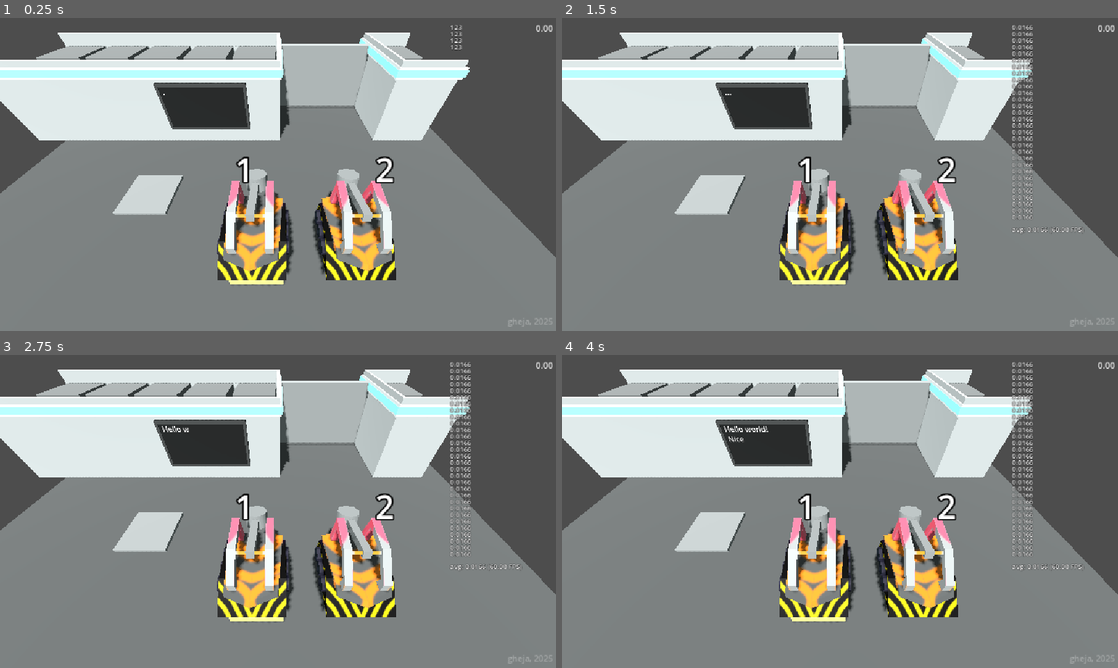
Above: before the commit, frames 1-4 (two rows, left to right).
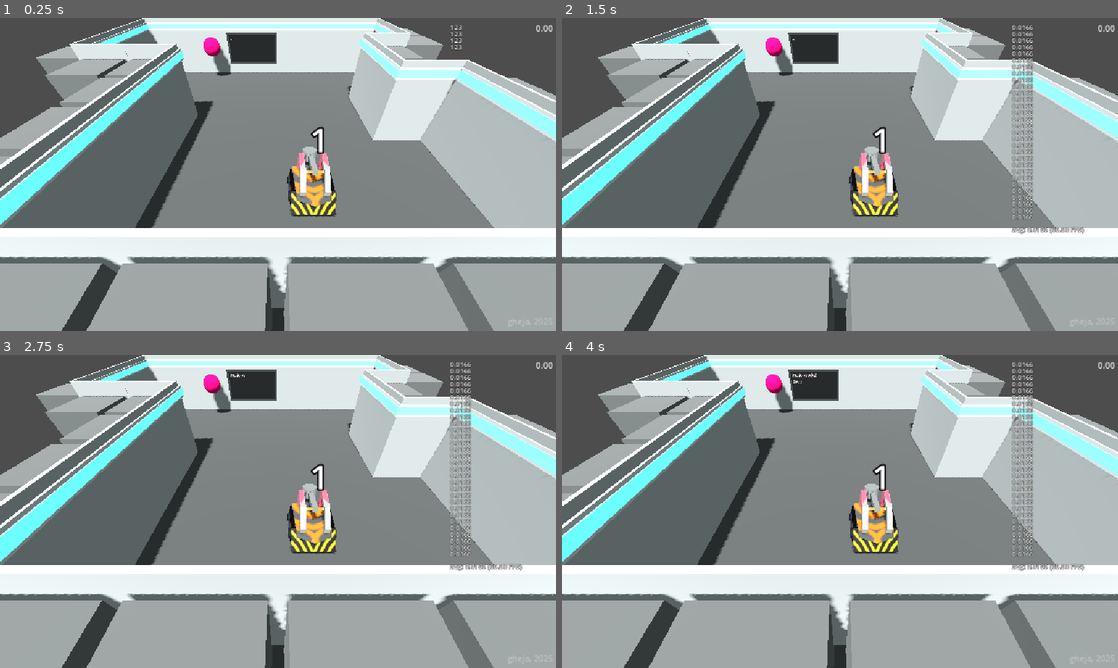
Above: after the commit, the same moments.

Repository: gheja/bot-loop
Game: Godot game, scene res://scenes/main_scene.tscn
Two runs of this game, one before a commit and one after it. Both use one fixed random seed, a clock stepped at 60 frames per second and the inputs below.
Inputs (mouse positions are in pixels of both pictures, inside the frame that each line leads up to):
- Up to frame 1 (0.25 s): no input
- Up to frame 2 (1.5 s): tap Enter at 0.5 s; move the mouse to (962, 158) at 0.52 s; hold D (move_right) 0.53-1.28 s; tap E (action_primary) at 0.6, 1.35 s; tap Space at 1.25 s; move the mouse to (728, 190) at 1.27 s; hold S (move_down) from 1.28 s (still down)
- Up to frame 3 (2.75 s): tap Enter at 2 s; move the mouse to (333, 442) at 2.02 s; release S (move_down) at 2.03 s; hold D (move_right) from 2.03 s (still down); tap E (action_primary) at 2.1 s
- Up to frame 4 (4 s): tap Space at 2.75 s; move the mouse to (812, 574) at 2.77 s; release D (move_right) at 2.78 s; hold W (move_up) 2.78-3.53 s; tap E (action_primary) at 2.85, 3.6 s; tap Enter at 3.5 s; move the mouse to (1006, 558) at 3.52 s; hold A (move_left) from 3.53 s (still down)

The runs differ from the first frame. In frame 1, 74% of the frame differs, in the area x 0-100%, y 0-100%; in frame 2, 74%; in frame 3, 74%; in frame 4, 74%.

Commit message:
Added first real level, added level progression, added intro handling

Diff:
--- a/src/autoload/game_state.gd
+++ b/src/autoload/game_state.gd
@@ -7,6 +7,7 @@
 const STATE_RESTARTING = 5
 
 var loops = 0
+var current_level_index = 0
 var play_intro = true
 var state = GameState.STATE_INTRO
 
--- a/src/project.godot
+++ b/src/project.godot
@@ -34,6 +34,7 @@
 [global_group]
 
 player_objects=""
+level_root_object=""
 
 [input]
 
--- /dev/null
+++ b/src/scenes/level_1.tscn
@@ -0,0 +1,112 @@
+[gd_scene load_steps=8 format=3 uid="uid://tedcrjvwtdhi"]
+
+[ext_resource type="PackedScene" uid="uid://cpmkcymc6dshv" path="res://scenes/level_base.tscn" id="1_2y5yt"]
+[ext_resource type="PackedScene" uid="uid://cdv8qqvqawyeh" path="res://objects/object_floor.tscn" id="2_2os1m"]
+[ext_resource type="PackedScene" uid="uid://2l7r5ndv1t6j" path="res://objects/object_wall_corner.tscn" id="3_go7sj"]
+[ext_resource type="PackedScene" uid="uid://cyh8e8m3vwrml" path="res://objects/object_wall.tscn" id="4_7gny6"]
+[ext_resource type="PackedScene" uid="uid://dnnjjb6md5gvt" path="res://objects/object_stop_button.tscn" id="6_6dial"]
+[ext_resource type="PackedScene" uid="uid://b82gg0yds1jf3" path="res://objects/object_display.tscn" id="7_7nomh"]
+[ext_resource type="PackedScene" uid="uid://vtcyr4a4c47f" path="res://objects/player_character_bot_hammer.tscn" id="10_2cbcq"]
+
+[node name="Level1" type="Node3D"]
+
+[node name="LevelBase" parent="." instance=ExtResource("1_2y5yt")]
+transform = Transform3D(1.00179, 0, 0, 0, 1.00179, 0, 0, 0, 1.00179, 0, 0, 0)
+has_intro = true
+
+[node name="ObjectFloor" parent="LevelBase/LevelObjectContainer" index="0" instance=ExtResource("2_2os1m")]
+transform = Transform3D(15.6864, 0, 0, 0, 15.6864, 0, 0, 0, 15.6864, 0, 0, 0)
+metadata/_edit_lock_ = true
+
+[node name="ObjectWallCorner2" parent="LevelBase/LevelObjectContainer" index="1" instance=ExtResource("3_go7sj")]
+transform = Transform3D(-4.37114e-08, 0, 0.999999, 0, 0.999999, 0, -0.999999, 0, -4.37114e-08, -3.99285, 0, -0.00357346)
+
+[node name="ObjectWallCorner4" parent="LevelBase/LevelObjectContainer" index="2" instance=ExtResource("3_go7sj")]
+transform = Transform3D(-1, 0, 8.74228e-08, 0, 1, 0, -8.74228e-08, 0, -1, 5.98928, 0, -2)
+
+[node name="ObjectWallCorner5" parent="LevelBase/LevelObjectContainer" index="3" instance=ExtResource("3_go7sj")]
+transform = Transform3D(-4.37114e-08, 0, -1, 0, 1, 0, 1, 0, -4.37114e-08, 5.98928, 0, 0)
+
+[node name="ObjectWall2" parent="LevelBase/LevelObjectContainer" index="4" instance=ExtResource("4_7gny6")]
+transform = Transform3D(1.31134e-07, 0, 0.999999, 0, 0.999999, 0, -0.999999, 0, 1.31134e-07, -7.98928, 0, -3.99285)
+
+[node name="ObjectWall7" parent="LevelBase/LevelObjectContainer" index="5" instance=ExtResource("4_7gny6")]
+transform = Transform3D(1.31134e-07, 0, 0.999999, 0, 0.999999, 0, -0.999999, 0, 1.31134e-07, -7.98928, 0, -5.98928)
+
+[node name="ObjectWall8" parent="LevelBase/LevelObjectContainer" index="6" instance=ExtResource("4_7gny6")]
+transform = Transform3D(0.999999, 0, -1.18996e-07, 0, 0.999999, 0, 1.18996e-07, 0, 0.999999, -5.99285, 0, -7.9857)
+
+[node name="ObjectWall9" parent="LevelBase/LevelObjectContainer" index="7" instance=ExtResource("4_7gny6")]
+transform = Transform3D(0.999999, 0, -1.18996e-07, 0, 0.999999, 0, 1.18996e-07, 0, 0.999999, -3.99643, 0, -7.9857)
+
+[node name="ObjectWall13" parent="LevelBase/LevelObjectContainer" index="8" instance=ExtResource("4_7gny6")]
+transform = Transform3D(0.999999, 0, -1.18996e-07, 0, 0.999999, 0, 1.18996e-07, 0, 0.999999, -2, 0, -7.9857)
+
+[node name="ObjectWall14" parent="LevelBase/LevelObjectContainer" index="9" instance=ExtResource("4_7gny6")]
+transform = Transform3D(0.999999, 0, -1.18996e-07, 0, 0.999998, 0, 1.18996e-07, 0, 0.999999, -0.00357298, 0, -7.9857)
+
+[node name="ObjectWall15" parent="LevelBase/LevelObjectContainer" index="10" instance=ExtResource("4_7gny6")]
+transform = Transform3D(0.999999, 0, -1.18996e-07, 0, 0.999998, 0, 1.18996e-07, 0, 0.999999, 1.99285, 0, -7.9857)
+
+[node name="ObjectWall24" parent="LevelBase/LevelObjectContainer" index="11" instance=ExtResource("4_7gny6")]
+transform = Transform3D(0.999998, 0, -1.18996e-07, 0, 0.999998, 0, 1.18996e-07, 0, 0.999998, 3.98928, 0, -7.9857)
+
+[node name="ObjectWall25" parent="LevelBase/LevelObjectContainer" index="12" instance=ExtResource("4_7gny6")]
+transform = Transform3D(0.999998, 0, -1.18996e-07, 0, 0.999998, 0, 1.18996e-07, 0, 0.999998, 5.98571, 0, -7.9857)
+
+[node name="ObjectWall26" parent="LevelBase/LevelObjectContainer" index="13" instance=ExtResource("4_7gny6")]
+transform = Transform3D(-1.62707e-07, 0, -0.999998, 0, 0.999998, 0, 0.999998, 0, -1.62707e-07, 7.98213, 0, -3.99285)
+
+[node name="ObjectWall27" parent="LevelBase/LevelObjectContainer" index="14" instance=ExtResource("4_7gny6")]
+transform = Transform3D(-1.62707e-07, 0, -0.999998, 0, 0.999998, 0, 0.999998, 0, -1.62707e-07, 7.98213, 0, -5.98927)
+
+[node name="ObjectWall4" parent="LevelBase/LevelObjectContainer" index="15" instance=ExtResource("4_7gny6")]
+transform = Transform3D(-4.37114e-08, 0, 1, 0, 1, 0, -1, 0, -4.37114e-08, -7.99285, 0, -1.99643)
+
+[node name="ObjectWall10" parent="LevelBase/LevelObjectContainer" index="16" instance=ExtResource("4_7gny6")]
+transform = Transform3D(-4.37114e-08, 0, 1, 0, 1, 0, -1, 0, -4.37114e-08, -4, 0, 1.99643)
+
+[node name="ObjectWall11" parent="LevelBase/LevelObjectContainer" index="17" instance=ExtResource("4_7gny6")]
+transform = Transform3D(-4.37114e-08, 0, 1, 0, 1, 0, -1, 0, -4.37114e-08, -4, 0, 3.99285)
+
+[node name="ObjectWall12" parent="LevelBase/LevelObjectContainer" index="18" instance=ExtResource("4_7gny6")]
+transform = Transform3D(-4.37114e-08, 0, 0.999999, 0, 0.999999, 0, -0.999999, 0, -4.37114e-08, -4, 0, 5.98928)
+
+[node name="ObjectWall16" parent="LevelBase/LevelObjectContainer" index="19" instance=ExtResource("4_7gny6")]
+transform = Transform3D(-0.999999, 0, -8.74227e-08, 0, 0.999999, 0, 8.74227e-08, 0, -0.999999, -2.00357, 0, 7.9857)
+
+[node name="ObjectWall17" parent="LevelBase/LevelObjectContainer" index="20" instance=ExtResource("4_7gny6")]
+transform = Transform3D(-0.999999, 0, -8.74227e-08, 0, 0.999999, 0, 8.74227e-08, 0, -0.999999, -0.00714406, 0, 7.9857)
+
+[node name="ObjectWall18" parent="LevelBase/LevelObjectContainer" index="21" instance=ExtResource("4_7gny6")]
+transform = Transform3D(-0.999999, 0, -8.74227e-08, 0, 0.999999, 0, 8.74227e-08, 0, -0.999999, 1.98928, 0, 7.9857)
+
+[node name="ObjectWall19" parent="LevelBase/LevelObjectContainer" index="22" instance=ExtResource("4_7gny6")]
+transform = Transform3D(-0.999999, 0, -8.74227e-08, 0, 0.999999, 0, 8.74227e-08, 0, -0.999999, 3.98571, 0, 7.9857)
+
+[node name="ObjectWall20" parent="LevelBase/LevelObjectContainer" index="23" instance=ExtResource("4_7gny6")]
+transform = Transform3D(-0.999998, 0, -8.74227e-08, 0, 0.999998, 0, 8.74227e-08, 0, -0.999998, 5.98213, 0, 7.9857)
+
+[node name="ObjectWall21" parent="LevelBase/LevelObjectContainer" index="24" instance=ExtResource("4_7gny6")]
+transform = Transform3D(1.31134e-07, 0, -0.999998, 0, 0.999998, 0, 0.999998, 0, 1.31134e-07, 7.97856, 0, 5.98927)
+
+[node name="ObjectWall22" parent="LevelBase/LevelObjectContainer" index="25" instance=ExtResource("4_7gny6")]
+transform = Transform3D(1.31134e-07, 0, -0.999998, 0, 0.999998, 0, 0.999998, 0, 1.31134e-07, 7.97856, 0, 3.99285)
+
+[node name="ObjectWall23" parent="LevelBase/LevelObjectContainer" index="26" instance=ExtResource("4_7gny6")]
+transform = Transform3D(1.31134e-07, 0, -0.999998, 0, 0.999998, 0, 0.999998, 0, 1.31134e-07, 7.97856, 0, 1.99642)
+
+[node name="ObjectWall5" parent="LevelBase/LevelObjectContainer" index="27" instance=ExtResource("4_7gny6")]
+transform = Transform3D(-1, 0, -8.74228e-08, 0, 1, 0, 8.74228e-08, 0, -1, -5.99642, 0, -3.80788e-06)
+
+[node name="ObjectStopButton" parent="LevelBase/LevelObjectContainer" index="28" instance=ExtResource("6_6dial")]
+transform = Transform3D(1, 0, 0, 0, 1, 0, 0, 0, 1, -2.99643, 1.75522, -5.99642)
+
+[node name="ObjectDisplay" parent="LevelBase/LevelObjectContainer" index="29" instance=ExtResource("7_7nomh")]
+transform = Transform3D(0.999999, 0, 0, 0, 0.999999, 0, 0, 0, 0.999999, -0.644897, 1.4565, -6.87961)
+
+[node name="PlayerCharacterBotHammer" parent="LevelBase/PlayerObjectContainer" index="0" instance=ExtResource("10_2cbcq")]
+transform = Transform3D(0.999999, 0, 0, 0, 0.999999, 0, 0, 0, 0.999999, 1.99643, 0.1, 3.99285)
+player_index = 1
+
+[editable path="LevelBase"]
--- a/src/scenes/level_base.gd
+++ b/src/scenes/level_base.gd
@@ -1,3 +1,5 @@
+class_name LevelClass
 extends Node3D
 
 @export var time_limit = 10.0
+@export var has_intro = false
--- a/src/scenes/level_base.tscn
+++ b/src/scenes/level_base.tscn
@@ -2,7 +2,7 @@
 
 [ext_resource type="Script" uid="uid://cc3b4lsyqgmcq" path="res://scenes/level_base.gd" id="1_548ah"]
 
-[node name="LevelBase" type="Node3D"]
+[node name="LevelBase" type="Node3D" groups=["level_root_object"]]
 script = ExtResource("1_548ah")
 
 [node name="LevelObjectContainer" type="Node3D" parent="."]
--- a/src/scenes/main_scene.gd
+++ b/src/scenes/main_scene.gd
@@ -4,14 +4,25 @@
 @onready var timer: Timer = $Timer
 @onready var main_light: DirectionalLight3D = $MainLight
 @onready var world_environment: WorldEnvironment = $WorldEnvironment
+@onready var level_container: Node3D = $LevelContainer
+
+@export var level_list: Array[PackedScene]
+
+var current_level: LevelClass
 
 func _ready() -> void:
+	var level = level_list[GameState.current_level_index].instantiate()
+	level_container.add_child(level)
+
+	current_level = get_tree().get_nodes_in_group("level_root_object")[0]
+
 	Signals.stop_pressed.connect(_on_stop_pressed)
 	Signals.timer_started.connect(_on_timer_started)
 	Signals.timer_stopped.connect(_on_timer_stopped)
 	Signals.timer_failed.connect(_on_timer_failed)
 	Signals.set_controls_lock.connect(_on_set_controls_lock)
 
+	timer.wait_time = current_level.time_limit
 	timer.timeout.connect(_on_timer_timeout)
 
 	GameState.loops += 1
@@ -23,7 +34,10 @@
 
 	if GameState.play_intro:
 		GameState.play_intro = false
-		start_intro_text()
+
+		if current_level.has_intro:
+			# this should really be part of the level, not the main script...
+			start_intro_text()
 	else:
 		start_player_selection()
 
@@ -153,6 +167,8 @@
 	Signals.timer_failed.emit()
 
 func _on_stop_pressed():
+	GameState.current_level_index += 1
+
 	clear_controls_help_text()
 	timer.stop()
 	Signals.timer_stopped.emit()
--- a/src/scenes/main_scene.tscn
+++ b/src/scenes/main_scene.tscn
@@ -1,8 +1,9 @@
-[gd_scene load_steps=5 format=3 uid="uid://bie2uwadt7uwm"]
+[gd_scene load_steps=6 format=3 uid="uid://bie2uwadt7uwm"]
 
 [ext_resource type="Script" uid="uid://c1wsatcoqlr2u" path="res://scenes/main_scene.gd" id="1_7ykc4"]
 [ext_resource type="PackedScene" uid="uid://dqfv168hkiq2f" path="res://scenes/main_interface.tscn" id="1_w2twt"]
-[ext_resource type="PackedScene" uid="uid://dtcd4uun008gj" path="res://scenes/level_test_2.tscn" id="3_7ykc4"]
+[ext_resource type="PackedScene" uid="uid://tedcrjvwtdhi" path="res://scenes/level_1.tscn" id="3_7ykc4"]
+[ext_resource type="PackedScene" uid="uid://dtcd4uun008gj" path="res://scenes/level_test_2.tscn" id="3_pu3yx"]
 
 [sub_resource type="Environment" id="Environment_w2twt"]
 ambient_light_source = 2
@@ -11,6 +12,7 @@
 
 [node name="MainScene" type="Node3D"]
 script = ExtResource("1_7ykc4")
+level_list = Array[PackedScene]([ExtResource("3_7ykc4"), ExtResource("3_pu3yx")])
 
 [node name="WorldEnvironment" type="WorldEnvironment" parent="."]
 environment = SubResource("Environment_w2twt")
@@ -31,6 +33,4 @@
 
 [node name="LevelContainer" type="Node3D" parent="."]
 
-[node name="LevelTest2" parent="LevelContainer" instance=ExtResource("3_7ykc4")]
-
 [connection signal="timeout" from="Timer" to="." method="_on_timer_timeout"]
